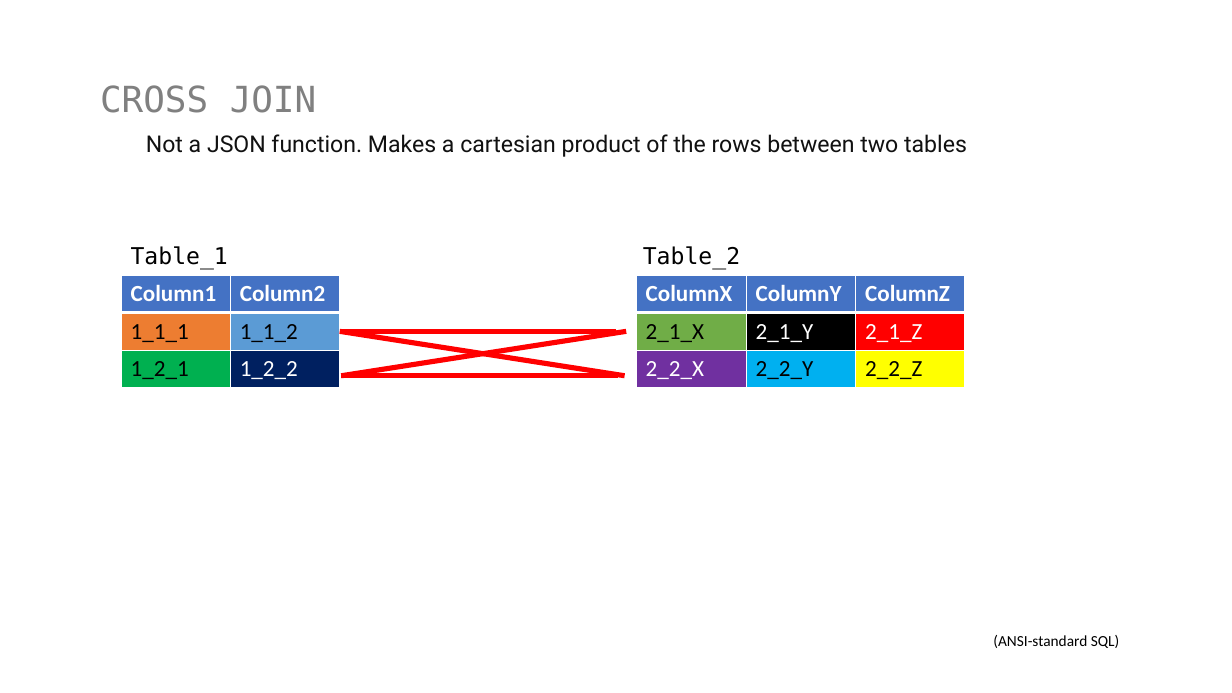
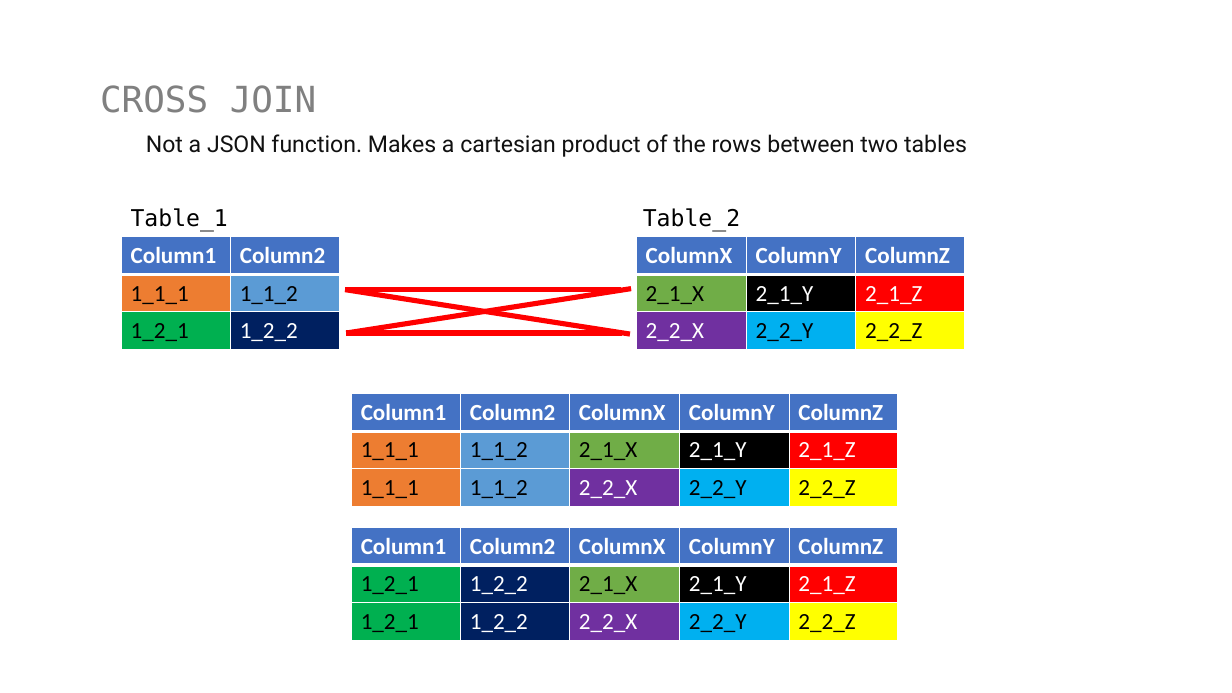
Before and after one commit to jbfoushee/MyPresentations, a slide deck: slide 47 of TSQL_JSON_Operators/TSQL_JSON_Operators.pptx (slide 37 before the commit). Drawn at 1232x693 pixels with LibreOffice and Linux fonts; fonts in the diff are those of the drawing. Boxes give left, top, right and bottom in pixels: in the first picture for what was removed or moved away, otherwise in the second. Text is boxed around its words. In the diff, an @@ line names an element or a change of style, - is before the commit and + after.

```diff
--- a/TSQL_JSON_Operators/TSQL_JSON_Operators.pptx
+++ b/TSQL_JSON_Operators/TSQL_JSON_Operators.pptx
@@ 2 tables, 2 texts: place and size @@
-2 tables, 2 texts at box(121, 246, 964, 388)
+2 tables, 2 texts at box(121, 208, 964, 349)
@@ 4 lines: place and size @@
-4 lines at box(340, 332, 627, 376)
+4 lines at box(345, 288, 631, 335)
@@ table added at box(351, 394, 897, 506), 3 rows, 5 columns @@
+Column1 | Column2 | ColumnX | ColumnY | ColumnZ
+1_1_1 | 1_1_2 | 2_1_X | 2_1_Y | 2_1_Z
+1_1_1 | 1_1_2 | 2_2_X | 2_2_Y | 2_2_Z
@@ table added at box(351, 528, 897, 640), 3 rows, 5 columns @@
+Column1 | Column2 | ColumnX | ColumnY | ColumnZ
+1_2_1 | 1_2_2 | 2_1_X | 2_1_Y | 2_1_Z
+1_2_1 | 1_2_2 | 2_2_X | 2_2_Y | 2_2_Z
@@ text removed at box(993, 635, 1120, 648) @@
-(ANSI-standard SQL)
```
Also in this commit, not shown: 36 other slides changed, 33 slides added, 2 slides removed, 7 other files.
